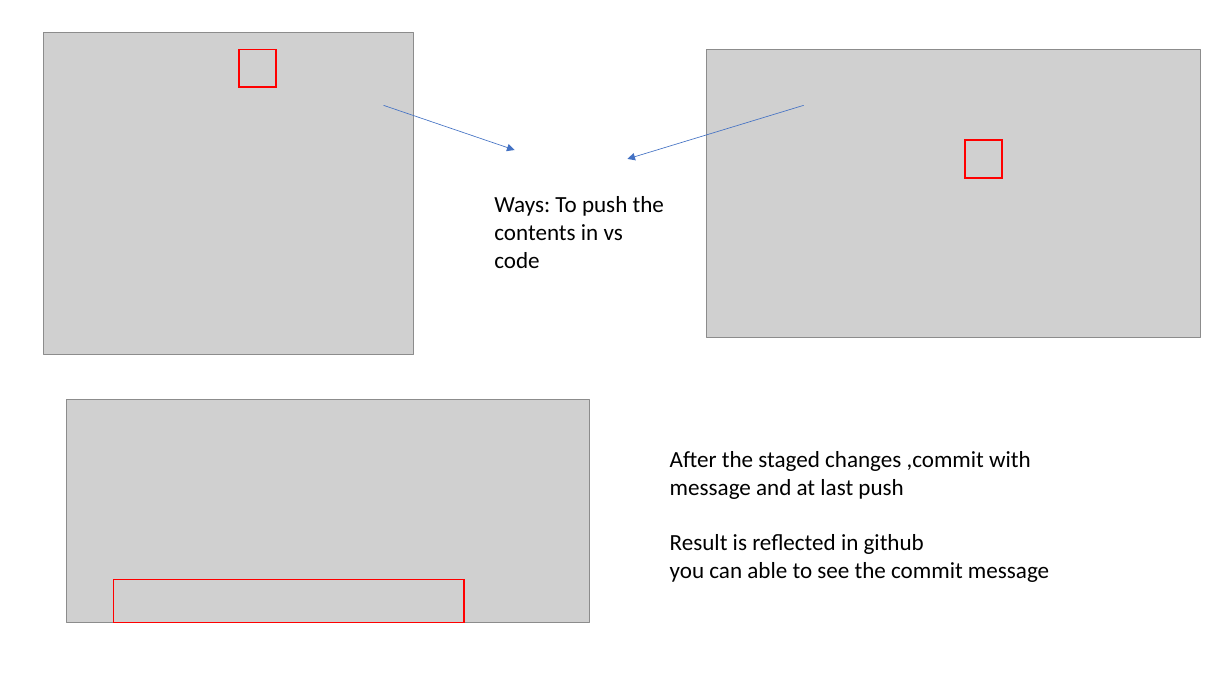
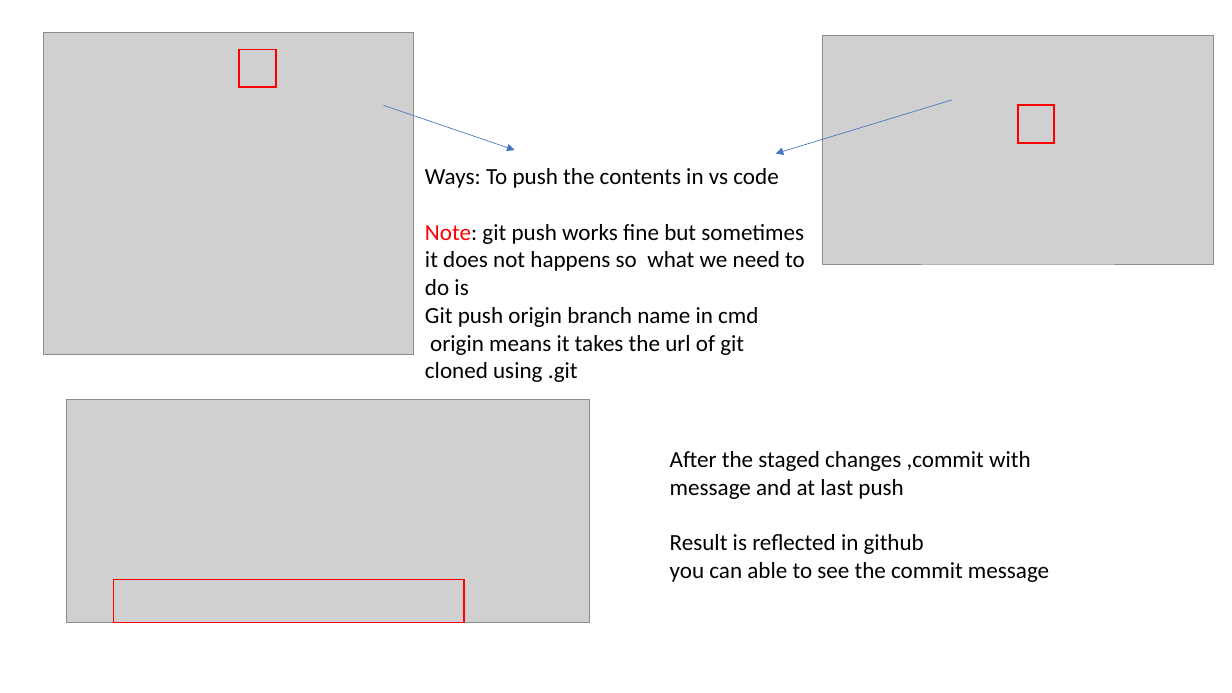
Before and after one commit to kselvan73/Gravity_seizer, a slide deck: slide 7 of Home_done_works/Documents/pptformats/LearningOfGit.pptx. Drawn at 1232x693 pixels with LibreOffice and Linux fonts; fonts in the diff are those of the drawing; grey boxes stand for pictures. Boxes give left, top, right and bottom in pixels: in the first picture for what was removed or moved away, otherwise in the second. Text is boxed around its words. In the diff, an @@ line names an element or a change of style, - is before the commit and + after.

Commit message:
chore:changes in ppt

```diff
--- a/Home_done_works/Documents/pptformats/LearningOfGit.pptx
+++ b/Home_done_works/Documents/pptformats/LearningOfGit.pptx
@@ picture resized from (x1=707, y1=50, x2=1201, y2=338) to (x1=823, y1=36, x2=1214, y2=264) @@
@@ arrow moved from (804, 105) - (628, 159) to (952, 100) - (776, 153) @@
@@ rectangle moved from (x1=966, y1=140, x2=1003, y2=178) to (x1=1018, y1=105, x2=1055, y2=143) @@
@@ text "Ways: To push the contents ..." moved from (x1=494, y1=196, x2=664, y2=268) to (x1=425, y1=168, x2=805, y2=382) @@
@@ text at (x1=425, y1=224, x2=805, y2=382): paragraphs added @@
+Note: git push works fine but sometimes it does not happens so what we need to do is
+Git push origin branch name in cmd
+origin means it takes the url of git cloned using .git
```
Also in this commit, not shown: 1 other slide changed, 1 slide added.
